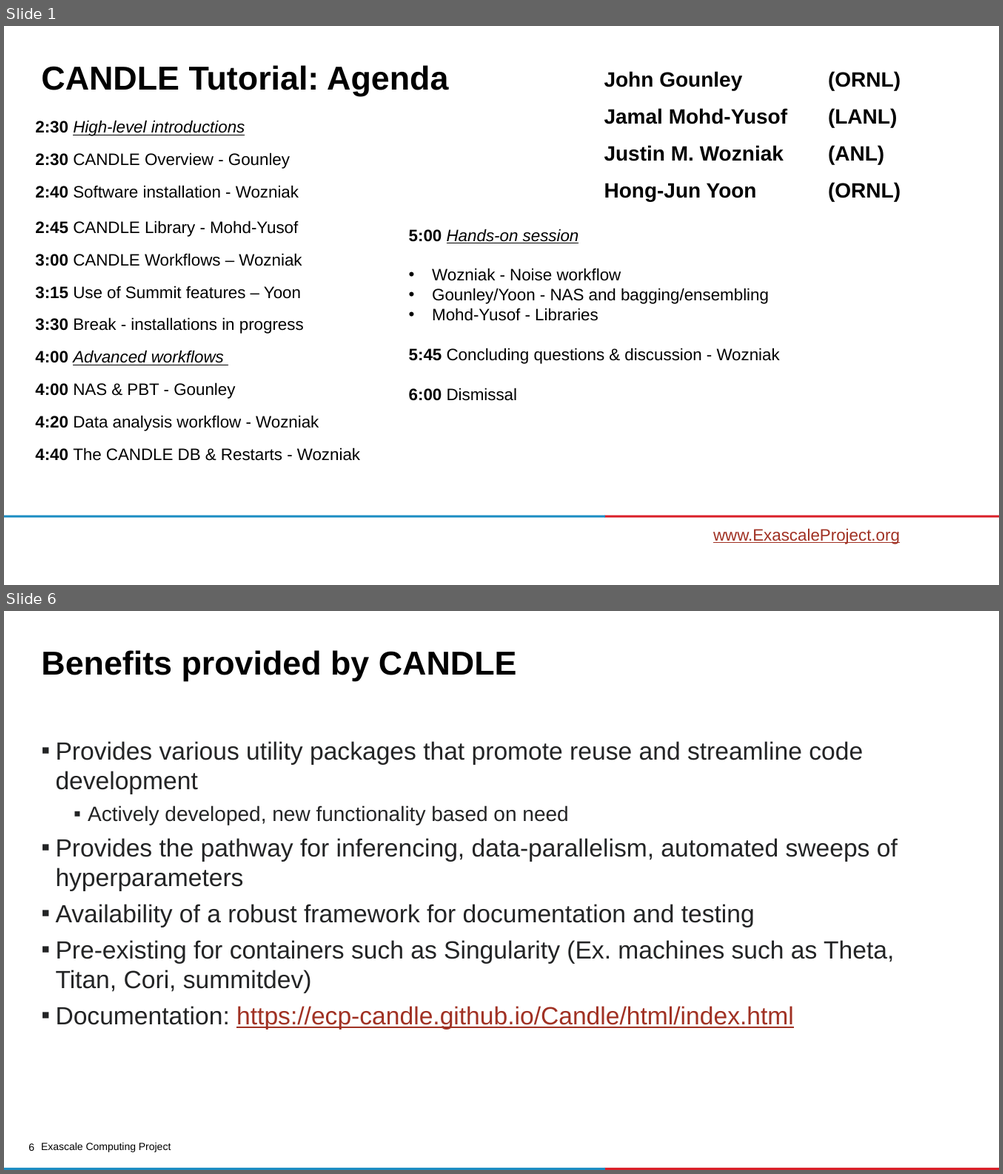
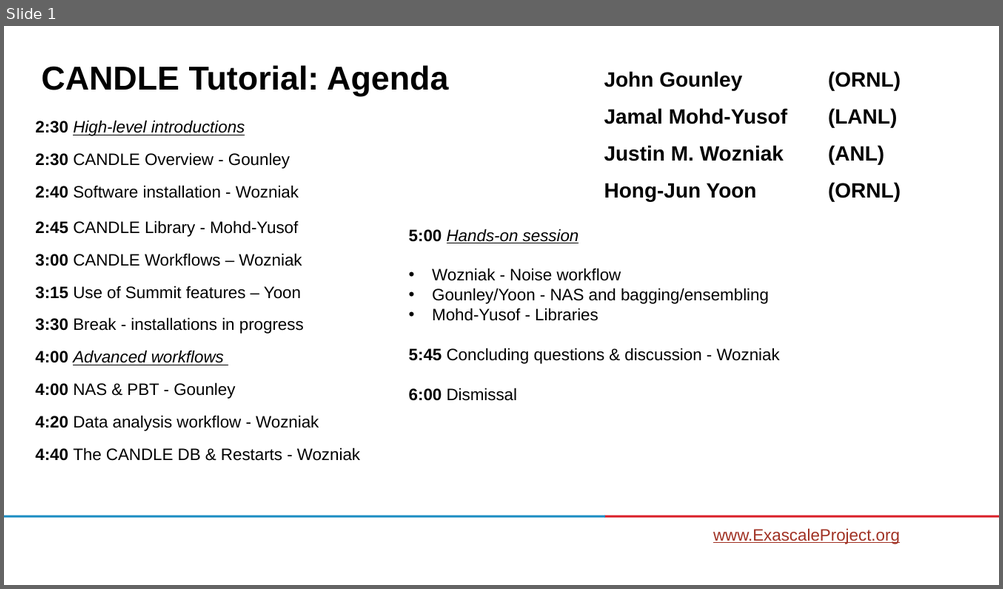
Before and after one commit to ECP-CANDLE/Tutorials, a slide deck: 2020/ECP/slides/00-agenda.pptx. Shown one above the other, each under a label of ours: slides 1 and 6 before the commit, slide 1 after it; the slides between them are not shown. The pictures are 1003x1174 and 1003x589 pixels, drawn with LibreOffice and Linux fonts; fonts in the diff are those of the drawing; background and template pictures are left out. Boxes give left, top, right and bottom in pixels: in the first picture for what was removed or moved away, otherwise in the second. Text is boxed around its words. In the diff, an @@ line names an element or a change of style, - is before the commit and + after.

```diff
--- a/2020/ECP/slides/00-agenda.pptx
+++ b/2020/ECP/slides/00-agenda.pptx
@@ slide 6 removed at bbox=[4, 611, 999, 1170], background #FFFFFF @@
@@ title removed at bbox=[41, 650, 517, 681] @@
-Benefits provided by CANDLE
@@ text removed at bbox=[56, 741, 897, 1030] @@
-▪ Provides various utility packages that promote reuse and streamline code development
-  ▪ Actively developed, new functionality based on need
-▪ Provides the pathway for inferencing, data-parallelism, automated sweeps of hyperparameters
-▪ Availability of a robust framework for documentation and testing
-▪ Pre-existing for containers such as Singularity (Ex. machines such as Theta, Titan, Cori, summitdev)
-▪ Documentation: https://ecp-candle.github.io/Candle/html/index.html
@@ text removed at bbox=[41, 1143, 170, 1153] @@
-Exascale Computing Project
@@ page number removed at bbox=[28, 1144, 34, 1151] @@
-6
@@ rectangle removed at bbox=[4, 1168, 605, 1170] @@
@@ rectangle removed at bbox=[605, 1168, 999, 1170] @@
```
Also in this commit, not shown: 15 other slides removed.
